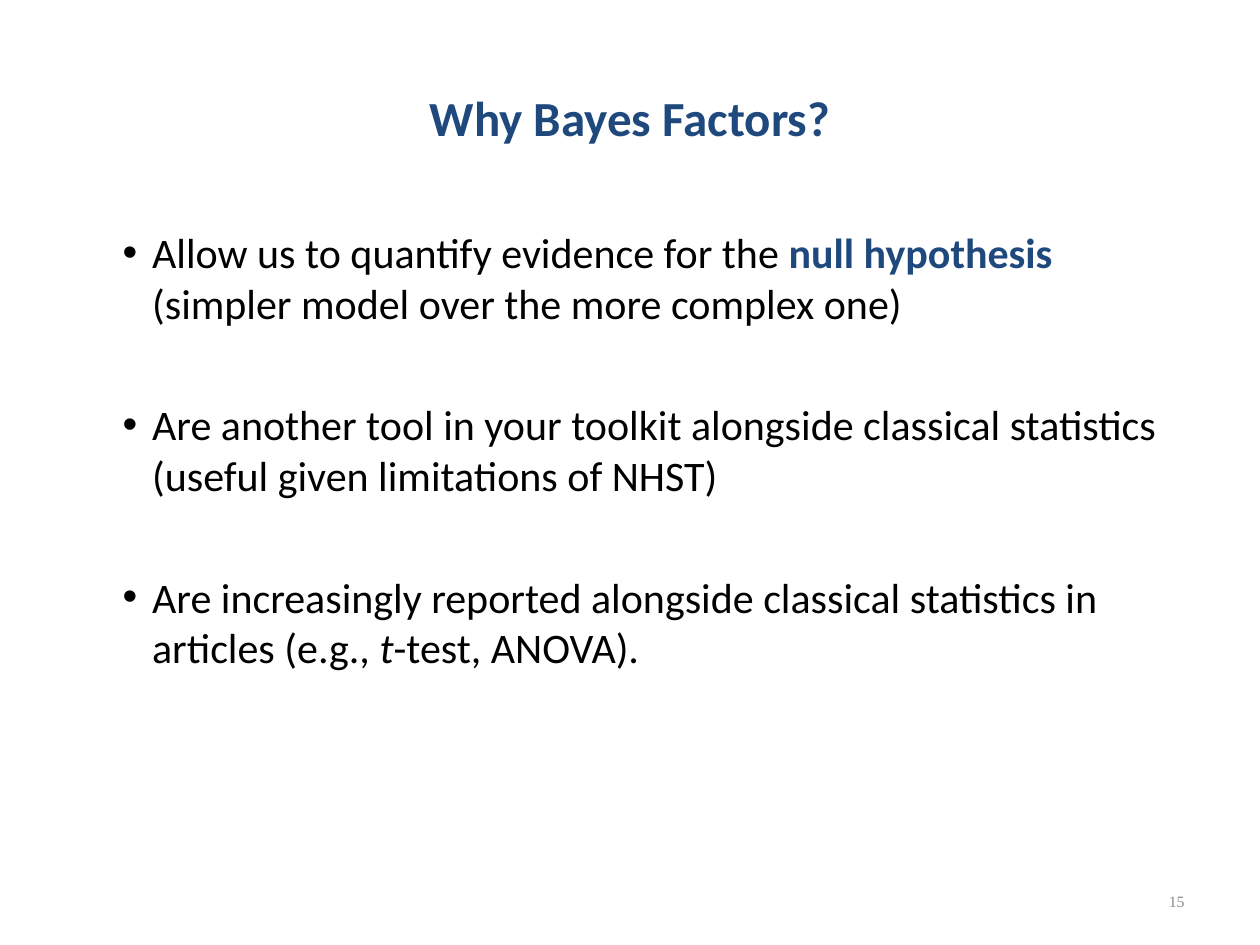
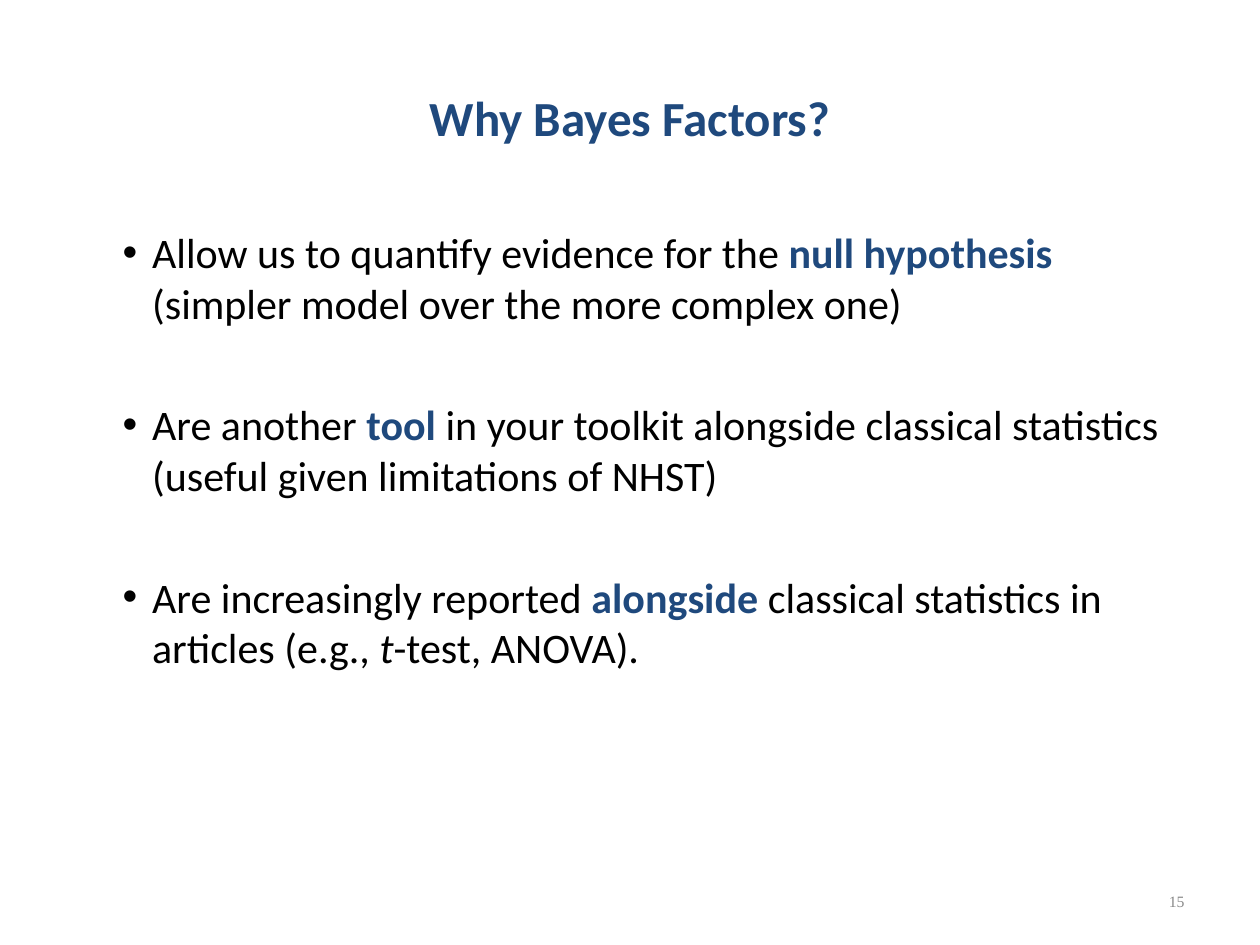
Before and after one commit to chrisjberry/datafluencyCB, a slide deck: slide 15 of docs/slides/regression2-chris.ppt. Drawn at 1260x945 pixels with LibreOffice and Linux fonts; fonts in the diff are those of the drawing. Boxes give left, top, right and bottom in pixels: in the first picture for what was removed or moved away, otherwise in the second. Text is boxed around its words. In the diff, an @@ line names an element or a change of style, - is before the commit and + after.

```diff
--- a/docs/slides/regression2-chris.ppt
+++ b/docs/slides/regression2-chris.ppt
@@ text at [152, 410, 1158, 671]: text colour #000000 to #1F497D, bold on in "tool", "alongside" @@
```
Also in this commit, not shown: 5 other slides changed, 1 other file.
